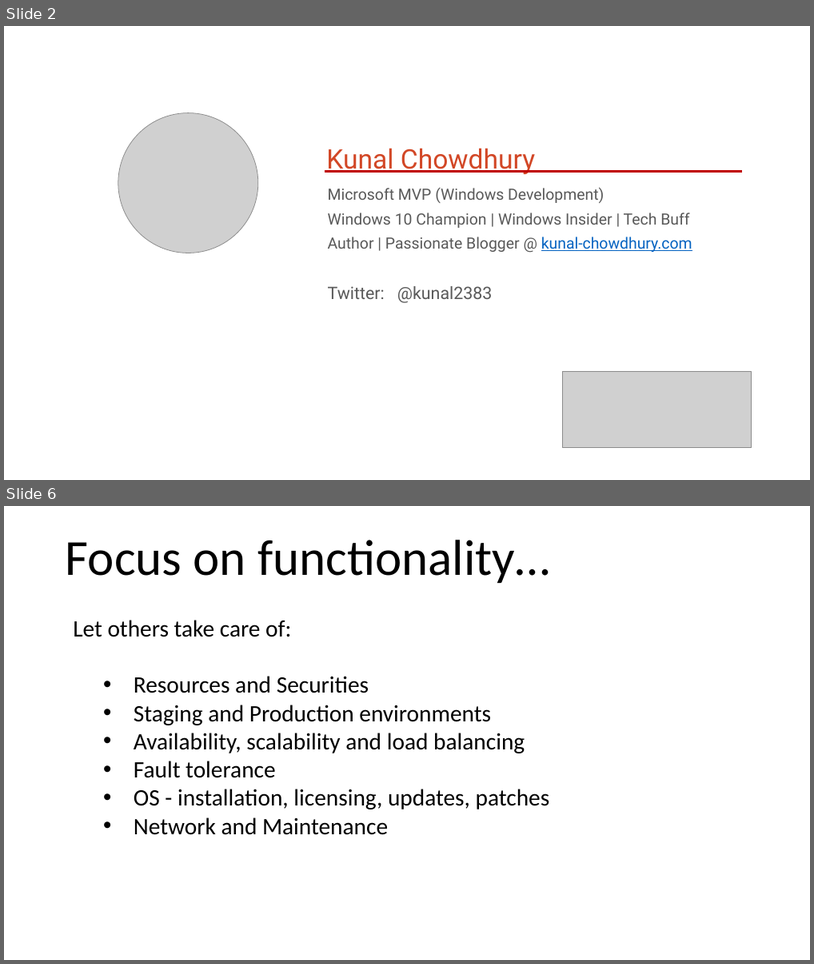
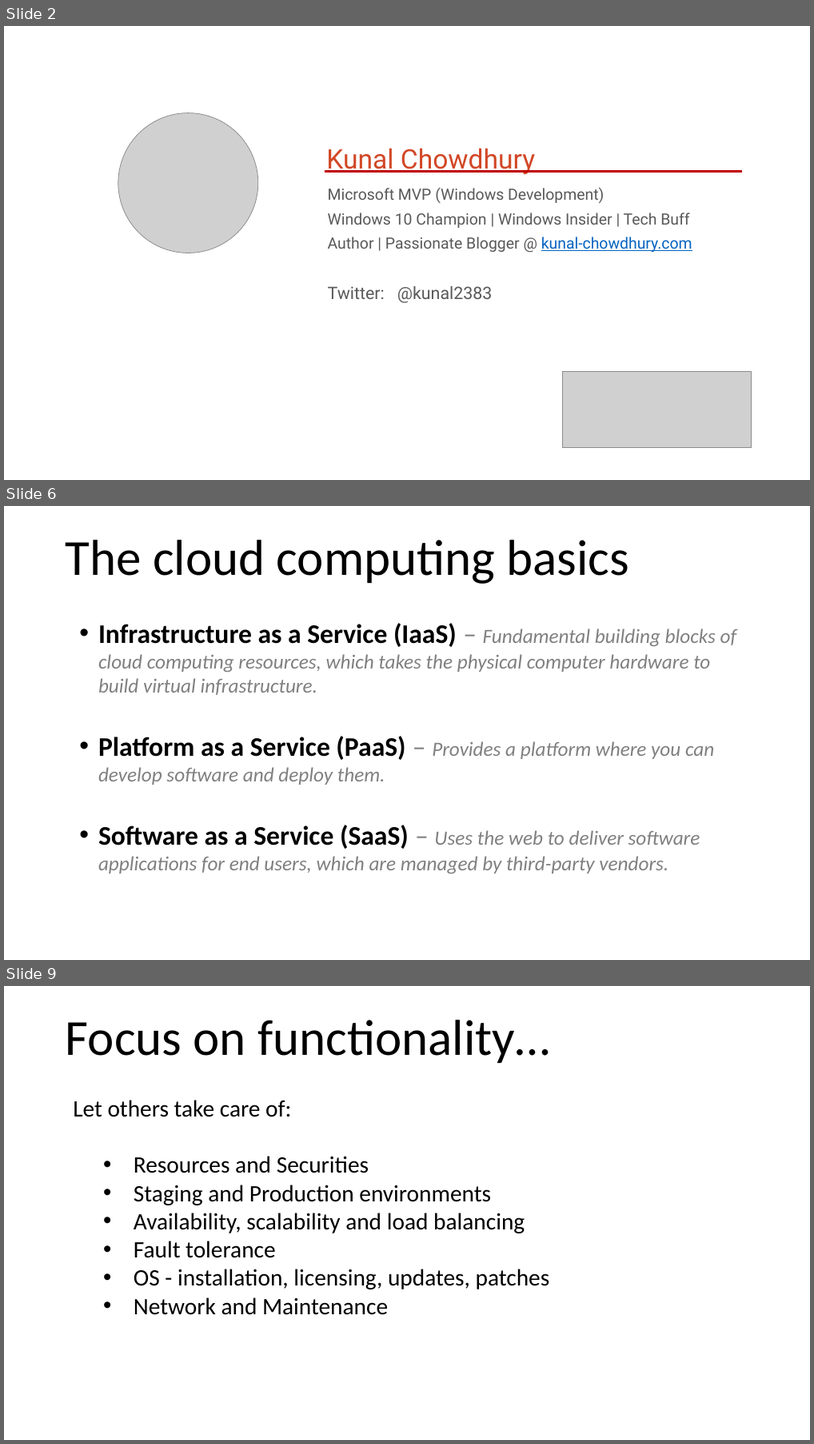
Before and after one commit to kunal-chowdhury/Public-Speakings, a slide deck: 20171215-15-Dec-2017, Digital Summit 2017, Vizag/Building cloud enabled applications using Windows Azure.pptx. Shown one above the other, each under a label of ours: slides 2 and 6 before the commit, slides 2, 6 and 9 after it; the slides between them are not shown. The pictures are 814x964 and 814x1444 pixels, drawn with LibreOffice and Linux fonts; fonts in the diff are those of the drawing; grey boxes stand for pictures. Boxes give left, top, right and bottom in pixels: in the first picture for what was removed or moved away, otherwise in the second. Text is boxed around its words. In the diff, an @@ line names an element or a change of style, - is before the commit and + after.

Commit message:
Updated the slide 'Building cloud enabled applications using Windows Azure'

```diff
--- a/20171215-15-Dec-2017, Digital Summit 2017, Vizag/Building cloud enabled applications using Windows Azure.pptx
+++ b/20171215-15-Dec-2017, Digital Summit 2017, Vizag/Building cloud enabled applications using Windows Azure.pptx
@@ slide 6 added at (x1=4, y1=506, x2=810, y2=960), background #FFFFFF @@
@@ title added at (x1=66, y1=540, x2=630, y2=584), 60 pt, text #000000 @@
+The cloud computing basics
@@ text added at (x1=98, y1=623, x2=738, y2=873), 24 pt, text #808080, italic @@
+• Infrastructure as a Service (IaaS) – Fundamental building blocks of cloud computing resources, which takes the physical computer hardware to build virtual infrastructure.
+• Platform as a Service (PaaS) – Provides a platform where you can develop software and deploy them.
+• Software as a Service (SaaS) – Uses the web to deliver software applications for end users, which are managed by third-party vendors.
@@ what was slide 6 is now slide 9 @@
```
Also in this commit, not shown: 7 slides changed, 2 other slides added.
